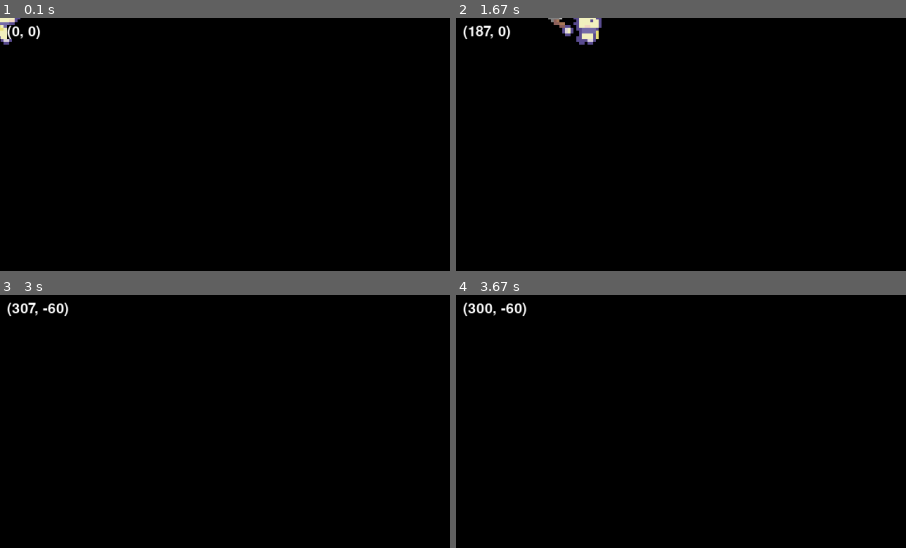
Above: before the commit, frames 1-4 (two rows, left to right).
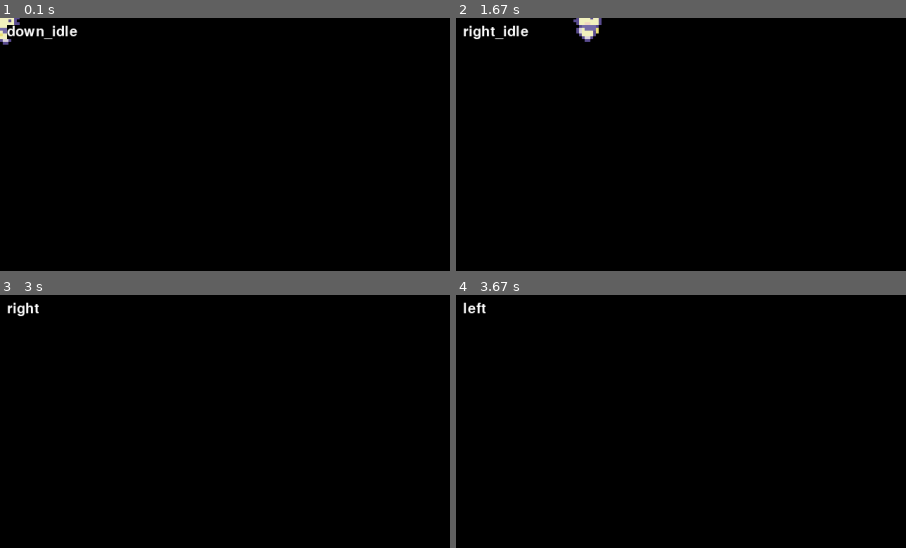
Above: after the commit, the same moments.

Repository: guanghui28/Stardew_Valley_pygame
Game: pygame game, started from code/main.py
Same seed, same stepped clock (60 frames per second), same inputs: the game is played once before the commit and once after it.
Inputs:
- Up to frame 1 (0.1 s): no input
- Up to frame 2 (1.67 s): hold E 0.33-0.8 s; hold Right 0.33-0.8 s; tap Ctrl at 0.83 s; hold Q 1.17-1.63 s; hold Right 1.17-1.63 s
- Up to frame 3 (3 s): tap Space at 1.67 s; hold Right 2-2.47 s; hold Up 2.5-2.8 s; hold Right from 2.83 s (still down)
- Up to frame 4 (3.67 s): release Right at 3.3 s; hold Left from 3.33 s (still down)
The pictures show only the part of the screen within x 0-50%, y 0-50%; the shares and areas given below are measured in that part.

The runs differ from the first frame. In frame 1, 0.6% of the frame differs, in the area x 0-18%, y 0-11%; in frame 2, 1.0%, in the area x 1-33%, y 0-11%; in frame 3, 0.4%; in frame 4, 0.4%.

Commit message:
switch between tools

Diff:
--- a/code/level.py
+++ b/code/level.py
@@ -21,4 +21,4 @@
 		self.display_surface.fill('black')
 		self.all_sprites.draw(self.display_surface)
 		self.all_sprites.update(dt)
-		debug(self.player.rect.center)
+		debug(self.player.status)
--- a/code/player.py
+++ b/code/player.py
@@ -23,13 +23,26 @@
         # timers
         self.timers = {
             'tool use': Timer(350,self.use_tool),
+            'tool switch': Timer(200),
+            'seed use': Timer(350, self.use_seed),
+            'seed switch': Timer(200)
         }
 
-        # tool use
-        self.selected_tool = 'axe'
+        # tool
+        self.tools = ['hoe', 'axe', 'water']
+        self.tool_index = 0
+        self.selected_tool = self.tools[self.tool_index]
+
+        # seeds
+        self.seeds = ['corn', 'tomato']
+        self.seed_index = 0
+        self.selected_seed = self.seeds[self.seed_index]
 
     def use_tool(self):
-        print(self.selected_tool)
+        pass
+
+    def use_seed(self):
+        pass
 
     def import_assets(self):
         self.animations = {'up': [], 'down': [], 'right': [], 'left': [],
@@ -77,14 +90,33 @@
                 self.direction = pygame.math.Vector2()
                 self.frame_index = 0
 
+            # switch tool
+            if keys[pygame.K_q] and not self.timers['tool switch'].active:
+                self.timers['tool switch'].activate()
+                self.tool_index = (self.tool_index + 1) % len(self.tools)
+                self.selected_tool = self.tools[self.tool_index]
+
+            # seed use
+            if keys[pygame.K_LCTRL]:
+                self.timers['seed use'].activate()
+                self.direction = pygame.math.Vector2()
+                self.frame_index = 0
+                print('use seed')
+
+            # switch seed
+            if keys[pygame.K_e] and not self.timers['seed switch'].active:
+                self.timers['seed switch'].activate()
+                self.seed_index = (self.seed_index + 1) % len(self.seeds)
+                self.selected_seed = self.seeds[self.seed_index]
+                print(self.selected_seed)
 
     def get_status(self):
         # idle
-        if not 'idle' in self.status and self.direction.magnitude() == 0:
-            self.status += '_idle'
+        if self.direction.magnitude() == 0:
+            self.status = f'{self.status.split("_")[0]}_idle'
 
         # tool use
-        if self.timers['tool use'].activate:
+        if self.timers['tool use'].active:
             self.status = f'{self.status.split("_")[0]}_{self.selected_tool}'
 
     def update_timers(self):
@@ -105,7 +137,7 @@
 
     def update(self, dt):
         self.get_input()
+        self.get_status()
+        self.update_timers()
         self.movement(dt)
         self.animate(dt)
-        self.get_status()
-        self.update_timers()
